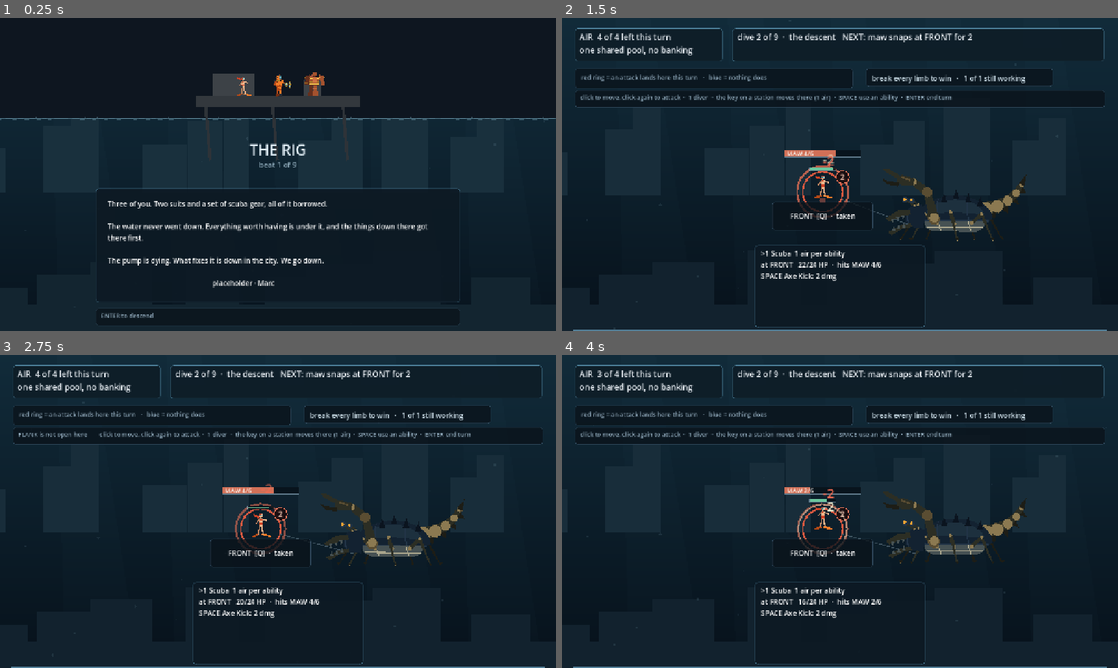
Above: before the commit, frames 1-4 (two rows, left to right).
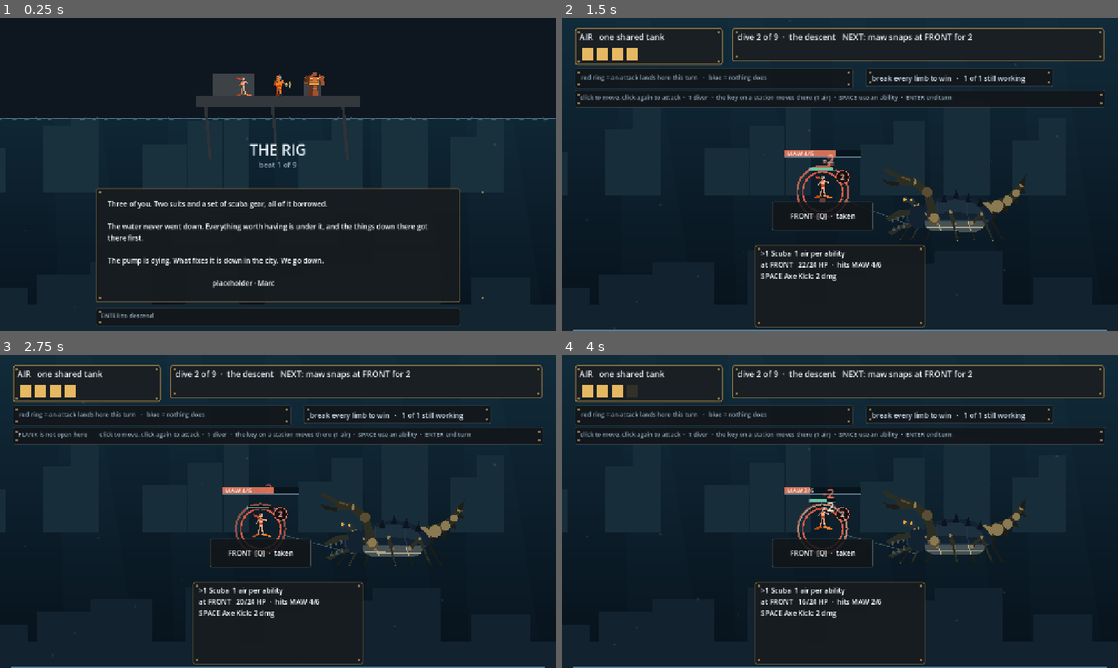
Above: after the commit, the same moments.

Repository: ImmortalDemonGod/salvage
Game: Godot game, scene res://game/main.tscn
Same seed, same stepped clock (60 frames per second), same inputs: the game is played once before the commit and once after it.
Inputs (mouse positions are in pixels of both pictures, inside the frame that each line leads up to):
- Up to frame 1 (0.25 s): no input
- Up to frame 2 (1.5 s): tap Enter at 0.5, 1.25 s; move the mouse to (962, 158) at 0.52 s; hold W 0.53-1.25 s; tap 1 at 0.6 s; click (962, 158) at 0.67 s; tap Space at 0.77 s; drag from (728, 190) to (812, 237) at 1.27 s
- Up to frame 3 (2.75 s): tap Enter at 2 s; move the mouse to (333, 442) at 2.02 s; hold W from 2.03 s (still down); tap 3 at 2.1 s; click (333, 442) at 2.17 s
- Up to frame 4 (4 s): release W at 2.75 s; tap Enter at 2.75, 3.5 s; drag from (812, 574) to (673, 464) at 2.77 s; move the mouse to (1006, 558) at 3.52 s; tap Q at 3.6 s; click (1006, 558) at 3.67 s; tap Space at 3.77 s

The runs differ from the first frame. In frame 1, 0.8% of the frame differs, in the area x 17-87%, y 54-99%; in frame 2, 1.9%, in the area x 2-98%, y 3-99%; in frame 3, 1.9%; in frame 4, 1.9%.

Commit message:
look like this game: brass, steel and rivets in cold water
The brief was right that copying the first prototype is the wrong target.
This game is salvage divers in pressure suits working a drowned city, so
the world is cold and the equipment is warm: every panel is a plate of
painted steel, the ones you read every turn have a brass edge, and all of
them carry rivets at the corners, because the HUD is the diver's own gear
rather than a set of dialogue boxes.

AIR was the thing every turn is spent out of and it was a sentence. It is
the squad's shared tank now and it reads as one: four bottles that go dark
as you spend them, and red when a severed line has taken one off you for
the turn.

Diff:
--- a/game/main.gd
+++ b/game/main.gd
@@ -39,6 +39,7 @@
 var ui_stations: Array = []
 var ui_divers: Array = []
 var ui_air: Label
+var ui_tanks: Array = []
 var ui_log: Label
 var ui_intent: Label
 var ui_help: Label
@@ -111,6 +112,12 @@
 # One design language, in one place. PRIMARY is for the things that change
 # every turn, QUIET for the things that never do, so the eye has somewhere
 # to go first.
+const BRASS := Color(0.72, 0.54, 0.26)
+const BRASS_LIT := Color(0.90, 0.72, 0.38)
+const PLATE := Color(0.085, 0.105, 0.120)
+const PLATE_DEEP := Color(0.055, 0.070, 0.085)
+const RIVET := Color(0.52, 0.44, 0.30)
+
 static func _skin(bg: Color, border: Color, radius := 6) -> StyleBoxFlat:
 	var sb := StyleBoxFlat.new()
 	sb.bg_color = bg
@@ -122,13 +129,32 @@
 	return sb
 
 static func skin_primary() -> StyleBoxFlat:
-	return _skin(Color(0.055, 0.115, 0.155, 0.94), Color(0.30, 0.50, 0.60, 0.75))
+	# the gauges you read every turn: brightest brass, deepest plate
+	var sb := _skin(Color(0.100, 0.120, 0.135, 0.96), BRASS, 4)
+	sb.set_border_width_all(2)
+	return sb
 
 static func skin_quiet() -> StyleBoxFlat:
-	return _skin(Color(0.040, 0.075, 0.105, 0.80), Color(0.20, 0.30, 0.38, 0.55))
+	# painted steel, no brass: the labels that never change
+	return _skin(Color(0.070, 0.085, 0.098, 0.88), Color(0.26, 0.29, 0.32, 0.9), 3)
 
 static func skin_card() -> StyleBoxFlat:
-	return _skin(Color(0.050, 0.100, 0.140, 0.92), Color(0.26, 0.44, 0.54, 0.70), 8)
+	# a suit plate: the roster, the story, the things about the people
+	var sb := _skin(Color(0.088, 0.108, 0.124, 0.95), Color(0.45, 0.36, 0.22, 0.95), 5)
+	sb.set_border_width_all(2)
+	return sb
+
+# four rivets, one per corner, added as children so they sit ON the plate
+func _rivet(pan: Control) -> void:
+	for c in [Vector2(7, 7), Vector2(pan.size.x - 12, 7),
+			Vector2(7, pan.size.y - 12), Vector2(pan.size.x - 12, pan.size.y - 12)]:
+		var r := ColorRect.new()
+		r.name = "rivet"
+		r.color = RIVET
+		r.size = Vector2(5, 5)
+		r.position = c
+		r.mouse_filter = Control.MOUSE_FILTER_IGNORE
+		pan.add_child(r)
 
 func _build_ui() -> void:
 	# station markers: one Control each, so the invariants can assert they
@@ -158,6 +184,7 @@
 		p.size = Vector2(392, 190)
 		p.position = Vector2(24 + i * 406, CARD_TOP)
 		p.add_theme_stylebox_override("panel", skin_card())
+		_rivet(p)
 		add_child(p)
 		var l := Label.new()
 		l.name = "label"
@@ -170,24 +197,34 @@
 
 	var air_panel := Panel.new()
 	air_panel.name = "air_panel"
-	air_panel.size = Vector2(340, 76)
+	air_panel.size = Vector2(340, 84)
 	air_panel.position = Vector2(30, 24)
 	air_panel.add_theme_stylebox_override("panel", skin_primary())
+	_rivet(air_panel)
 	add_child(air_panel)
 	ui_air = Label.new()
 	ui_air.name = "label"
 	ui_air.set_anchors_preset(Control.PRESET_FULL_RECT)
 	ui_air.offset_left = 10; ui_air.offset_right = -10
-	ui_air.offset_top = 6; ui_air.offset_bottom = -6
+	ui_air.offset_top = 6; ui_air.offset_bottom = -46
 	ui_air.add_theme_font_size_override("font_size", 19)
 	ui_air.add_theme_color_override("font_color", Color(0.94, 0.96, 0.98))
 	air_panel.add_child(ui_air)
+	for i in range(Combat.AIR_PER_TURN):
+		var tank := ColorRect.new()
+		tank.name = "tank_%d" % i
+		tank.size = Vector2(26, 30)
+		tank.position = Vector2(16 + i * 34, 44)
+		tank.mouse_filter = Control.MOUSE_FILTER_IGNORE
+		air_panel.add_child(tank)
+		ui_tanks.append(tank)
 
 	var tel := Panel.new()
 	tel.name = "telegraph_panel"
 	tel.size = Vector2(856, 76)
 	tel.position = Vector2(392, 24)
 	tel.add_theme_stylebox_override("panel", skin_primary())
+	_rivet(tel)
 	add_child(tel)
 	ui_intent = Label.new()
 	ui_intent.name = "label"
@@ -205,6 +242,7 @@
 	scene_panel.size = SCENE_PANEL_SIZE
 	scene_panel.position = SCENE_PANEL_AT
 	scene_panel.add_theme_stylebox_override("panel", skin_card())
+	_rivet(scene_panel)
 	add_child(scene_panel)
 	ui_scene = Label.new()
 	ui_scene.name = "label"
@@ -219,6 +257,7 @@
 	legend_panel.size = Vector2(640, 46)
 	legend_panel.position = Vector2(30, 116)
 	legend_panel.add_theme_stylebox_override("panel", skin_quiet())
+	_rivet(legend_panel)
 	add_child(legend_panel)
 	ui_legend = Label.new()
 	ui_legend.name = "label"
@@ -234,6 +273,7 @@
 	goal_panel.size = Vector2(430, 42)
 	goal_panel.position = Vector2(700, 116)
 	goal_panel.add_theme_stylebox_override("panel", skin_quiet())
+	_rivet(goal_panel)
 	add_child(goal_panel)
 	ui_goal = Label.new()
 	ui_goal.name = "label"
@@ -248,6 +288,7 @@
 	help_panel.size = Vector2(1220, 40)
 	help_panel.position = Vector2(30, 166)
 	help_panel.add_theme_stylebox_override("panel", skin_quiet())
+	_rivet(help_panel)
 	add_child(help_panel)
 	var log_panel := Panel.new()
 	log_panel.name = "log_panel"
@@ -259,6 +300,7 @@
 	lst.set_border_width_all(1)
 	lst.set_corner_radius_all(3)
 	log_panel.add_theme_stylebox_override("panel", lst)
+	_rivet(log_panel)
 	add_child(log_panel)
 	ui_log = Label.new()
 	ui_log.name = "label"
@@ -554,6 +596,17 @@
 		return
 	ui_scene.get_parent().visible = false
 	ui_air.get_parent().visible = true
+	# the bottles: full ones lit brass, spent ones dark, ones cut off by a
+	# severed line crossed out in red
+	for i in range(ui_tanks.size()):
+		var t: ColorRect = ui_tanks[i]
+		t.visible = true
+		if i < combat.air:
+			t.color = BRASS_LIT
+		elif i < combat.air_this_turn():
+			t.color = Color(0.20, 0.19, 0.16)
+		else:
+			t.color = Color(0.42, 0.16, 0.13)
 	ui_legend.get_parent().visible = true
 	ui_goal.get_parent().visible = true
 	ui_legend.text = "red ring = an attack lands here this turn   ·   blue = nothing does"
@@ -590,9 +643,9 @@
 	# umbilical rule fired, so the pool and its ceiling shrank together and
 	# the player could not tell anything had been taken from them.
 	if combat.air_penalty > 0:
-		ui_air.text = "AIR  %d of %d left this turn\na swing hit nobody: %d line cut" % [combat.air, Combat.AIR_PER_TURN, combat.air_penalty]
+		ui_air.text = "AIR   %d line cut" % combat.air_penalty
 	else:
-		ui_air.text = "AIR  %d of %d left this turn\none shared pool, no banking" % [combat.air, combat.air_this_turn()]
+		ui_air.text = "AIR   one shared tank"
 	var live := 0
 	for lb in range(combat.limb_broken.size()):
 		if not combat.limb_broken[lb]:
